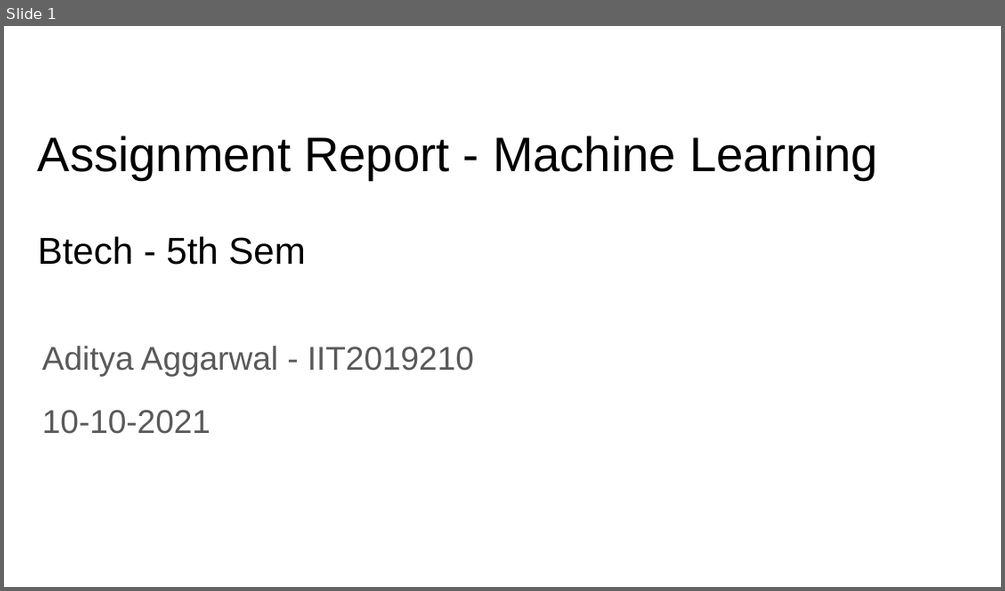
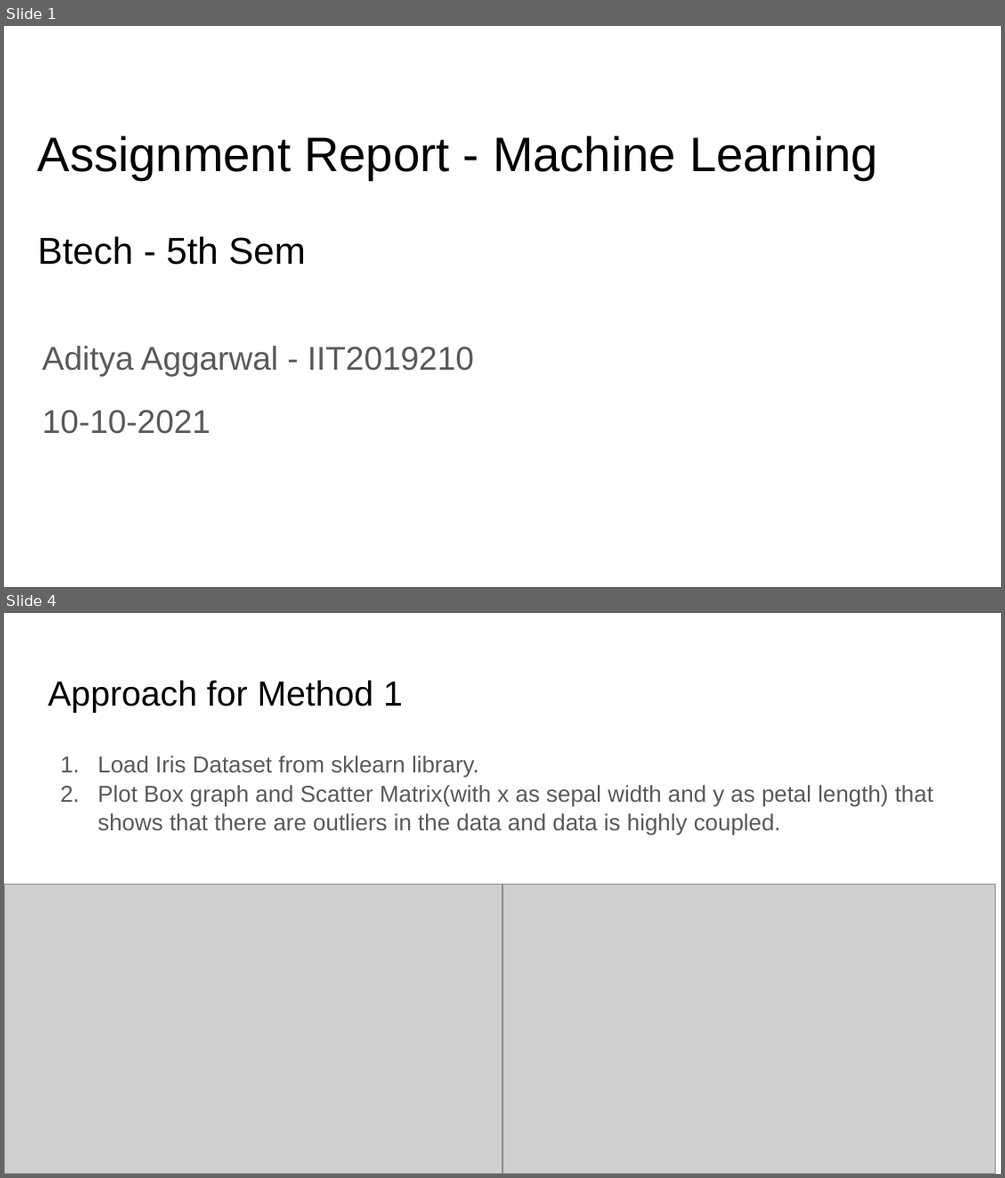
Before and after one commit to Aditya-2001/ML-Assignments-Semester-5, a slide deck: Assignment 8/IIT2019210 - Report.pptx. Shown one above the other, each under a label of ours: slide 1 before the commit, slides 1 and 4 after it; the slides between them are not shown. The pictures are 1005x591 and 1005x1178 pixels, drawn with LibreOffice and Linux fonts; fonts in the diff are those of the drawing; grey boxes stand for pictures. Boxes give left, top, right and bottom in pixels: in the first picture for what was removed or moved away, otherwise in the second. Text is boxed around its words. In the diff, an @@ line names an element or a change of style, - is before the commit and + after.

```diff
--- a/Assignment 8/IIT2019210 - Report.pptx
+++ b/Assignment 8/IIT2019210 - Report.pptx
@@ slide 4 added at box(4, 613, 1001, 1174), background #FFFFFF @@
@@ title added at box(48, 680, 403, 713), 25.2 pt, text #000000 @@
+Approach for Method 1
@@ text added at box(97, 755, 933, 835), 16.6 pt, text #595959 @@
+1. Load Iris Dataset from sklearn library.
+2. Plot Box graph and Scatter Matrix(with x as sepal width and y as petal length) that shows that there are outliers in the data and data is highly coupled.
@@ picture added at box(4, 884, 502, 1174) @@
@@ picture added at box(502, 884, 995, 1174) @@
```
Also in this commit, not shown: 1 slide changed, 22 other slides added, 7 slides removed, 4 other files.
